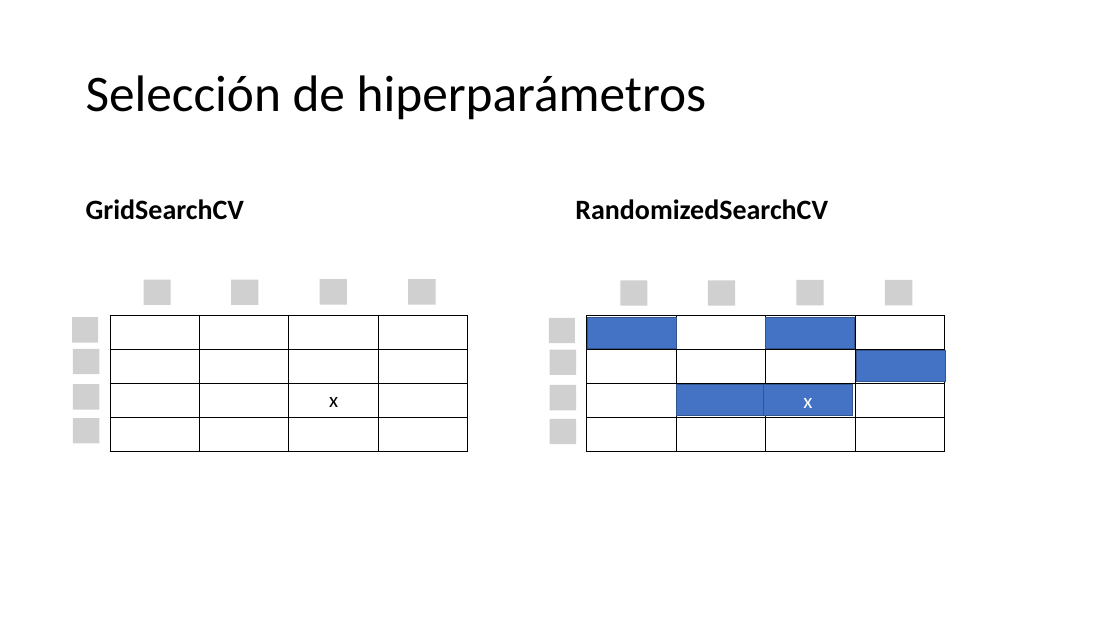
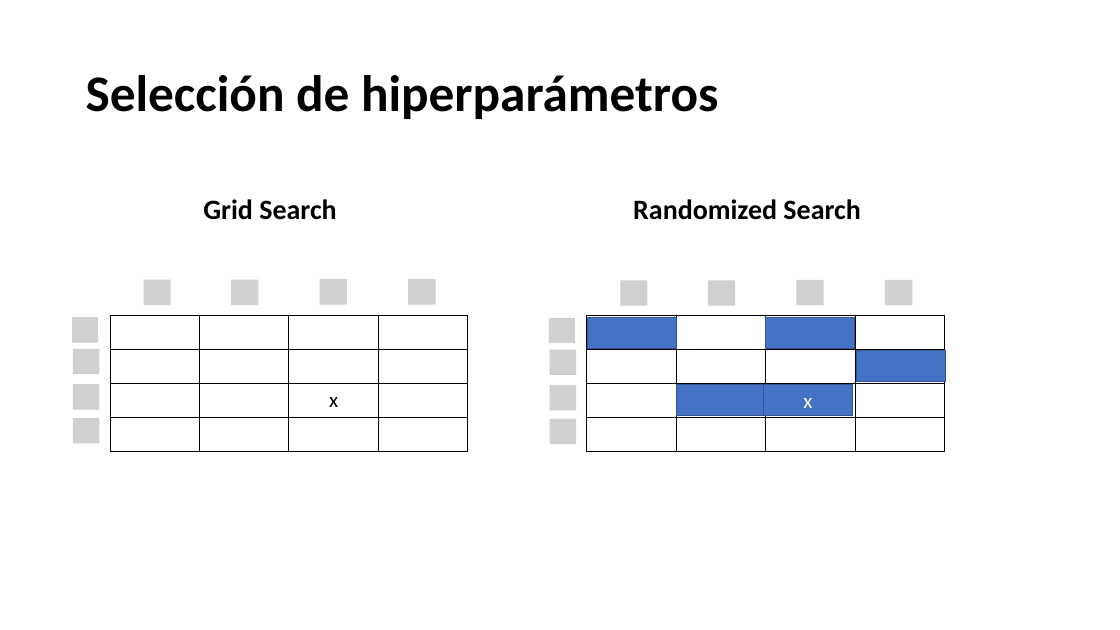
Before and after one commit to 26-jorge-01/ML-Basics, a slide deck: slide 3 of 3. Optimizacion_y_despliegue/4. Optimización y despliegue.pptx. Drawn at 1120x630 pixels with LibreOffice and Linux fonts; fonts in the diff are those of the drawing; grey boxes stand for pictures. Boxes give left, top, right and bottom in pixels: in the first picture for what was removed or moved away, otherwise in the second. Text is boxed around its words. In the diff, an @@ line names an element or a change of style, - is before the commit and + after.

```diff
--- a/3. Optimizacion_y_despliegue/4. Optimización y despliegue.pptx
+++ b/3. Optimizacion_y_despliegue/4. Optimización y despliegue.pptx
@@ title "Selección de hiperparámetros" at (x1=86, y1=75, x2=718, y2=119): bold on @@
@@ text at (x1=203, y1=199, x2=336, y2=220): text changed @@
-GridSearchCV
+Grid Search
@@ text at (x1=633, y1=199, x2=860, y2=220): text changed @@
-RandomizedSearchCV
+Randomized Search
```
Also in this commit, not shown: 10 other slides changed, 2 other files.
